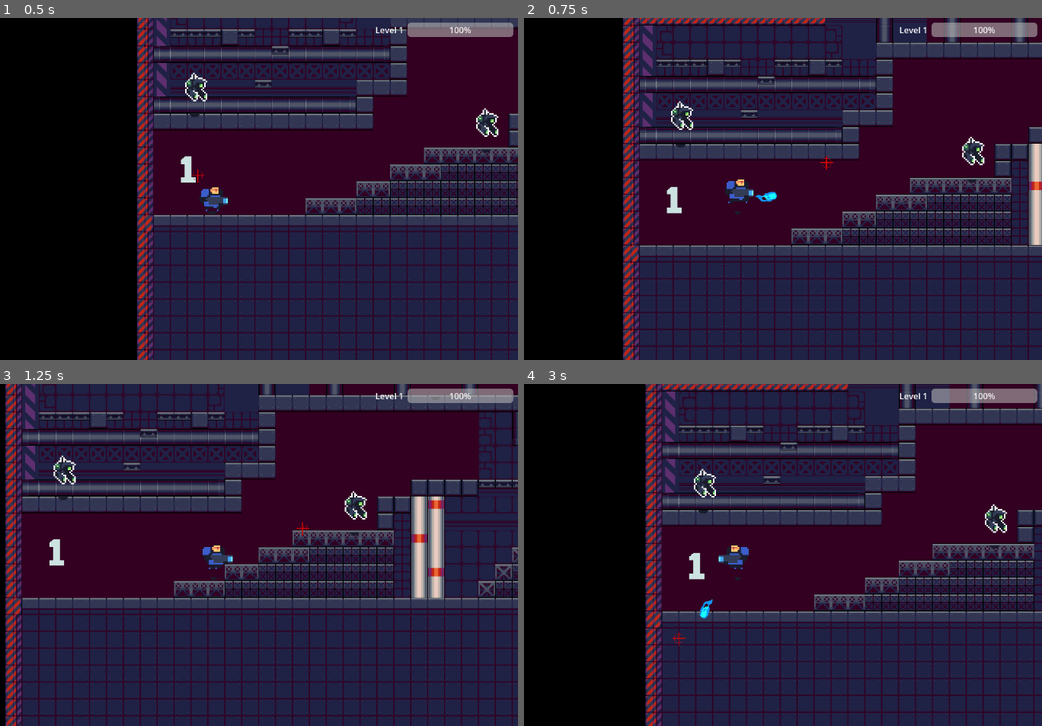
Above: before the commit, frames 1-4 (two rows, left to right).
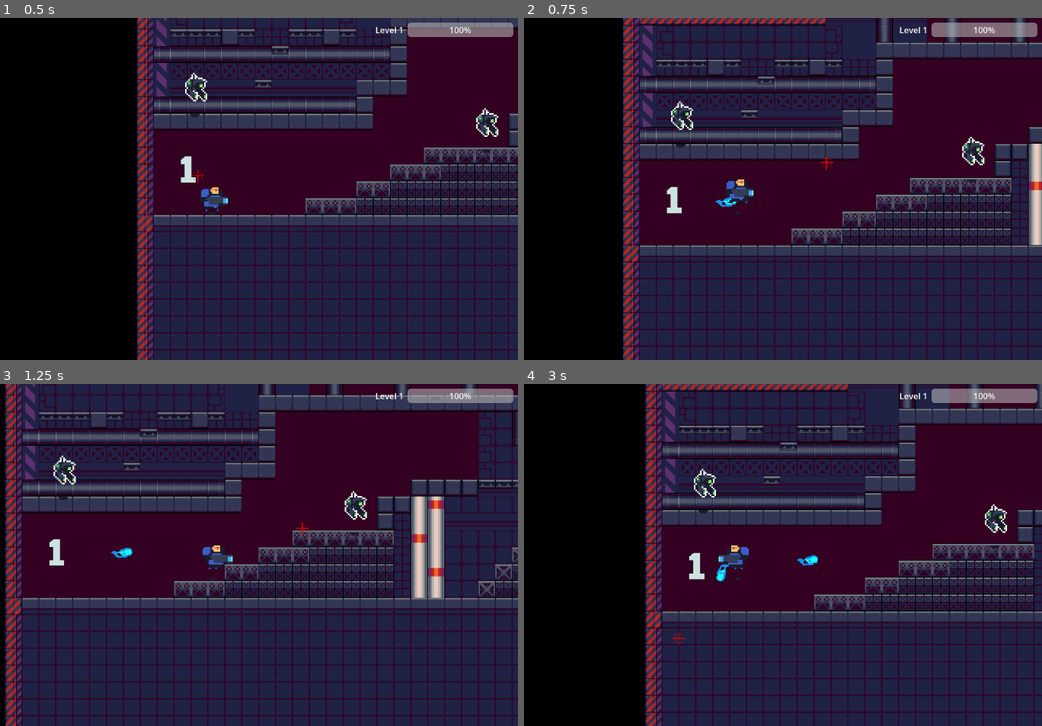
Above: after the commit, the same moments.

Repository: DeanSabbah/1501-Term
Game: Godot game, scene res://Scenes/main.tscn
Two runs of this game, one before a commit and one after it. Both use one fixed random seed, a clock stepped at 60 frames per second and the inputs below.
Inputs (mouse positions are in pixels of both pictures, inside the frame that each line leads up to):
- Up to frame 1 (0.5 s): no input
- Up to frame 2 (0.75 s): move the mouse to (871, 171) at 0.52 s; hold D (right) from 0.53 s (still down); tap W (up) at 0.6 s; click (871, 171) at 0.67 s
- Up to frame 3 (1.25 s): keep holding D (right); tap W (up) at 0.77, 1.07 s
- Up to frame 4 (3 s): move the mouse to (617, 572) at 1.27 s; tap W (up) at 1.35, 1.52, 1.82, 2.1, 2.85 s; move the mouse to (798, 479) at 2.02 s; release D (right) at 2.03 s; hold A (left) 2.03-2.78 s; move the mouse to (705, 623) at 2.77 s; hold D (right) from 2.78 s (still down); click (705, 623) at 2.92 s

Frame 1 is identical in both runs. In frame 2, 0.1% of the frame differs, in the area x 36-49%, y 50-56%; in frame 3, less than 0.1%; in frame 4, 0.2%, in the area x 33-57%, y 49-69%.

Commit message:
Some changes

Diff:
--- a/Characters/Enemies/Enemy 1.gd
+++ b/Characters/Enemies/Enemy 1.gd
@@ -4,9 +4,7 @@
 var projectileScene = preload("res://Scenes/Weapons/Enemy_Projectile.tscn")
 
 func attack():
-	print("HERE!!!")
+	print("attacking")
 	cooldownTimer.start()
-	var projectile = projectileScene.instantiate()
-	#print("PROJECTILE POSITION: ", projectile.positon)
-	projectile.damage = attackDamage
+	var projectile = Enemy_Projectile.new(self.position, attackDamage)
 	get_parent().add_child(projectile)
--- a/Characters/Enemies/Enemy.gd
+++ b/Characters/Enemies/Enemy.gd
@@ -3,19 +3,21 @@
 @onready var player = get_node("/root/Main/player")
 @onready var cooldownTimer = $Cooldown
 @onready var animation_node = get_node("AnimationPlayer")
-#@onready var animations = $AnimationPlayer
 
 @export var attackRange:int
 @export var viewRange:int
 @export var attackDamage:int
 @export var speed:int
 @export var maxHealth:int = 100
-@export var expDrop:int = 10
+@export var expDrop:int
 @export var cooldown:float
 
 var health:int = maxHealth
 var inside:bool
 var inRange:bool
+var dying:bool = false
+
+signal attacking(body:Node2D)
 
 func _ready():
 	animation_node.play("idle")
@@ -47,10 +49,10 @@
 		inRange = false
 
 func _physics_process(delta):
-	if cooldownTimer.is_stopped() and inRange:
+	if cooldownTimer.is_stopped() and inRange and !dying:
 		animation_node.stop()
 		attack()
-	elif !animation_node.is_playing():
+	elif !animation_node.is_playing() and !dying:
 		animation_node.play("idle")
 
 
@@ -65,21 +67,14 @@
 	print("ENEMY HEALTH: ", health)
 
 	if (health <= 0):
-		#var collision = get_node("CollisionBox")
-		#collision.disable = true
-		$CollisionBox.disabled = true
-		await death_animation()
 		die()
 
 
 func die():
-	#PLAY SOME ANIMATION BEFORE DYING .. ?
-	player.give_xp()
-
+	$CollisionBox.set_deferred("disabled", true)
+	player.give_xp(expDrop)
+	dying = true
+	animation_node.play("death")
+	await get_tree().create_timer(0.8).timeout
 	# deletes the enemy
 	queue_free()
-
-
-func death_animation():
-	animation_node.play("death")
-	await get_tree().create_timer(0.8).timeout
--- a/Characters/Enemies/enemy_1.tscn
+++ b/Characters/Enemies/enemy_1.tscn
@@ -1,12 +1,30 @@
-[gd_scene load_steps=10 format=3 uid="uid://ckiadpp57mdd"]
+[gd_scene load_steps=11 format=3 uid="uid://ckiadpp57mdd"]
 
 [ext_resource type="Script" path="res://Characters/Enemies/enemy 1.gd" id="1_jv4dg"]
-[ext_resource type="Texture2D" uid="uid://bqs565xd02gpv" path="res://Characters/Enemies/Enemy1 animations.png" id="2_k4ibs"]
+[ext_resource type="Texture2D" uid="uid://0887ou5wvxpd" path="res://Characters/Enemies/Enemy1 animations.png" id="2_k4ibs"]
 
 [sub_resource type="CircleShape2D" id="CircleShape2D_bkv88"]
 
-[sub_resource type="CircleShape2D" id="CircleShape2D_h5u0i"]
-radius = 72.0
+[sub_resource type="CircleShape2D" id="CircleShape2D_bsfou"]
+
+[sub_resource type="CapsuleShape2D" id="CapsuleShape2D_xgplg"]
+radius = 20.0
+height = 55.0
+
+[sub_resource type="Animation" id="Animation_bb3uv"]
+length = 0.001
+tracks/0/type = "value"
+tracks/0/imported = false
+tracks/0/enabled = true
+tracks/0/path = NodePath(".:frame_coords")
+tracks/0/interp = 1
+tracks/0/loop_wrap = true
+tracks/0/keys = {
+"times": PackedFloat32Array(0),
+"transitions": PackedFloat32Array(1),
+"update": 1,
+"values": [Vector2i(0, 3)]
+}
 
 [sub_resource type="Animation" id="Animation_n7cdy"]
 resource_name = "death"
@@ -22,21 +40,6 @@
 "transitions": PackedFloat32Array(1, 1, 1, 1, 1, 1, 1, 1),
 "update": 1,
 "values": [Vector2i(0, 3), Vector2i(1, 3), Vector2i(2, 3), Vector2i(3, 3), Vector2i(4, 3), Vector2i(5, 3), Vector2i(6, 3), Vector2i(7, 3)]
-}
-
-[sub_resource type="Animation" id="Animation_bb3uv"]
-length = 0.001
-tracks/0/type = "value"
-tracks/0/imported = false
-tracks/0/enabled = true
-tracks/0/path = NodePath(".:frame_coords")
-tracks/0/interp = 1
-tracks/0/loop_wrap = true
-tracks/0/keys = {
-"times": PackedFloat32Array(0),
-"transitions": PackedFloat32Array(1),
-"update": 1,
-"values": [Vector2i(0, 3)]
 }
 
 [sub_resource type="Animation" id="Animation_o685c"]
@@ -84,10 +87,9 @@
 script = ExtResource("1_jv4dg")
 attackRange = 70
 viewRange = 125
-attackDamage = null
+attackDamage = 10
 speed = 50
 maxHealth = 50
-expDrop = null
 cooldown = 0.6
 
 [node name="Sprite2D" type="Sprite2D" parent="."]
@@ -110,19 +112,18 @@
 
 [node name="CollisionShape2D" type="CollisionShape2D" parent="ViewRange"]
 position = Vector2(3, -14)
-shape = SubResource("CircleShape2D_h5u0i")
+shape = SubResource("CircleShape2D_bsfou")
 
 [node name="HitBox" type="Area2D" parent="."]
 
-[node name="HitBox" type="CollisionShape2D" parent="HitBox"]
+[node name="CollisionShape2D" type="CollisionShape2D" parent="HitBox"]
 position = Vector2(3, -14)
-scale = Vector2(0.2, 0.2)
-shape = SubResource("CircleShape2D_h5u0i")
+scale = Vector2(0.1, 0.1)
+shape = SubResource("CapsuleShape2D_xgplg")
 
 [node name="CollisionBox" type="CollisionShape2D" parent="."]
 position = Vector2(3, -14)
-scale = Vector2(0.1, 0.1)
-shape = SubResource("CircleShape2D_h5u0i")
+shape = SubResource("CapsuleShape2D_xgplg")
 
 [node name="AnimationPlayer" type="AnimationPlayer" parent="."]
 root_node = NodePath("../Sprite2D")
--- a/Characters/Player/Crosshair.gd
+++ b/Characters/Player/Crosshair.gd
@@ -17,7 +17,7 @@
 	return self.position
 
 func get_direction():
-	var player_pos = get_parent().get_player_position()
+	var player_pos = get_parent().position
 	var mouse_pos = get_global_mouse_position()
 
 	var direction = (mouse_pos - player_pos).normalized()
--- a/Characters/Player/player.gd
+++ b/Characters/Player/player.gd
@@ -83,8 +83,8 @@
 	return velocity
 
 
-func give_xp():
-	xp += 25
+func give_xp(xp_in):
+	xp += xp_in
 	print("PLAYER XP: ", xp)
 	got_xp.emit(xp)
 	while(xp >= nextLevel):
--- a/Scenes/Industreal/industrial.tscn
+++ b/Scenes/Industreal/industrial.tscn
@@ -1,6 +1,6 @@
 [gd_scene load_steps=5 format=3 uid="uid://daldw1xjcaax0"]
 
-[ext_resource type="Texture2D" uid="uid://bjmewcyhxwnmg" path="res://assests/Tiles.png" id="1_ukvhd"]
+[ext_resource type="Texture2D" uid="uid://bjmewcyhxwnmg" path="res://assests/Industrial/Tiles.png" id="1_ukvhd"]
 [ext_resource type="Texture2D" uid="uid://cv0my310cbfcp" path="res://assests/Industrial/3 Objects/1.png" id="2_shhvq"]
 
 [sub_resource type="TileSetAtlasSource" id="TileSetAtlasSource_k45l0"]
--- a/Scenes/Weapons/Enemy_Projectile.gd
+++ b/Scenes/Weapons/Enemy_Projectile.gd
@@ -1,6 +1,10 @@
-extends Projectile
+class_name Enemy_Projectile extends Projectile
+
+func _init(parent_position:Vector2, attackDamage:int):
+	position = parent_position
+	damage = attackDamage
 
 func _ready():
-	self.position = get_parent().position
-	direction = (player.position - self.position).normalized()
+	direction = (player.position - position).normalized()
 	self.rotation = direction.angle()
+	print(speed)
--- a/Scenes/Weapons/Enemy_Projectile.tscn
+++ b/Scenes/Weapons/Enemy_Projectile.tscn
@@ -1,15 +1,16 @@
 [gd_scene load_steps=4 format=3 uid="uid://diobynr7u1h5p"]
 
 [ext_resource type="Script" path="res://Scenes/Weapons/Enemy_Projectile.gd" id="1_74yon"]
-[ext_resource type="Texture2D" uid="uid://fdspegldb3cr" path="res://assests/projectiles/enemy1 projectile image.png" id="2_mnxiw"]
+[ext_resource type="Texture2D" uid="uid://celo4ieoifpel" path="res://assests/projectiles/enemy1 projectile image.png" id="2_mnxiw"]
 
 [sub_resource type="CapsuleShape2D" id="CapsuleShape2D_1tyln"]
 radius = 9.0
 height = 28.0
 
 [node name="Projectile" type="Area2D"]
+top_level = true
 script = ExtResource("1_74yon")
-speed = null
+speed = 50
 
 [node name="Sprite2D" type="Sprite2D" parent="."]
 texture_filter = 1
--- a/Scenes/Weapons/Projectile.gd
+++ b/Scenes/Weapons/Projectile.gd
@@ -1,18 +1,20 @@
 class_name Projectile extends Area2D
 
-@export var speed:int = 4000
-var direction = Vector2.ZERO # Initialized to a zero vector
+@export var speed:int = 50
+
+var direction:Vector2
 var damage:int
 
 @onready var player = get_node("/root/Main/player")
 
 func _ready():
-	print(player)
 	direction = player.get_node("Crosshair").get_direction()
 	self.position = player.position
 	self.rotation = direction.angle()
+	print(speed)
 
 func _process(delta):
+	print(position)
 	self.position += direction * speed * delta
 
 func _on_visible_on_screen_notifier_2d_screen_exited():
--- a/Scenes/Weapons/Projectile.tscn
+++ b/Scenes/Weapons/Projectile.tscn
@@ -9,13 +9,13 @@
 
 [node name="Projectile" type="Area2D"]
 script = ExtResource("1_78fbu")
-speed = 1200
+speed = 50
 
 [node name="Sprite2D" type="Sprite2D" parent="."]
 texture_filter = 1
 rotation = -1.5708
 scale = Vector2(0.183, 0.2)
-texture = ExtResource("2_kari7")
+texture = ExtResource("2_vkgm5")
 
 [node name="VisibleOnScreenNotifier2D" type="VisibleOnScreenNotifier2D" parent="."]
 position = Vector2(1, 0)
--- a/Scenes/main.tscn
+++ b/Scenes/main.tscn
@@ -19,35 +19,35 @@
 
 [node name="Enemy 1" parent="." instance=ExtResource("4_tcces")]
 position = Vector2(815, 569)
-attackDamage = null
+expDrop = 20
 
 [node name="Enemy 2" parent="." instance=ExtResource("4_tcces")]
 position = Vector2(110, 759)
-attackDamage = null
+expDrop = 20
 
 [node name="Enemy 3" parent="." instance=ExtResource("4_tcces")]
 position = Vector2(1153, 797)
-attackDamage = null
+expDrop = 20
 
 [node name="Enemy 4" parent="." instance=ExtResource("4_tcces")]
 position = Vector2(278, 373)
-attackDamage = null
+expDrop = 20
 
 [node name="Enemy 5" parent="." instance=ExtResource("4_tcces")]
 position = Vector2(661, 826)
-attackDamage = null
+expDrop = 20
 
 [node name="Enemy 6" parent="." instance=ExtResource("4_tcces")]
 position = Vector2(1150, 405)
-attackDamage = null
+expDrop = 20
 
 [node name="Enemy 7" parent="." instance=ExtResource("4_tcces")]
 position = Vector2(2209, 626)
-attackDamage = null
+expDrop = 20
 
 [node name="Enemy 8" parent="." instance=ExtResource("4_tcces")]
 position = Vector2(2362, 781)
-attackDamage = null
+expDrop = 20
 
 [node name="BLACK BACKGROUND" type="ColorRect" parent="."]
 z_index = -5
Not shown: 1 places in Characters/Player/Crosshair.tscn that only renumber resources
Not shown: 1 places in Characters/Player/player.tscn that only renumber resources
Not shown: 1 places in Scenes/Weapons/Projectile.tscn that only renumber resources
Not shown, added: assests/image-removebg-preview (1).png.import
Not shown, added: assests/image-removebg-preview (2).png.import
Not shown, added: assests/image-removebg-preview.png.import
Not shown, added: assests/players blue REAL_LEFT.png.import
Not shown, added: assests/players blue REAL_RIGHT.png.import
Not shown, added: assests/players blue x1.png.import
Not shown, added: assests/players green RIGHT.png.import
Not shown, added: assests/players_blue_x1.png.import
Not shown, added: assests/temp prototpye/Totaly an enemy.png.import
